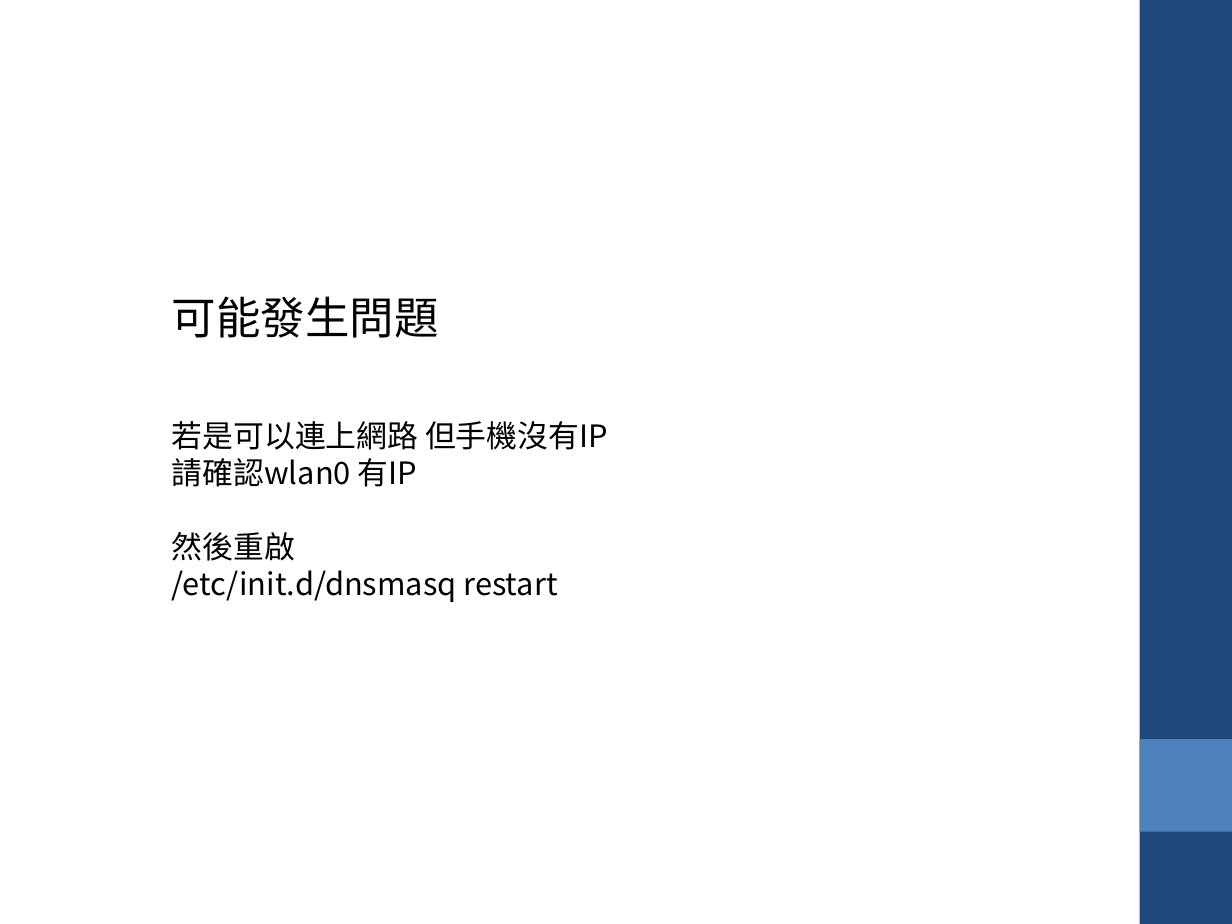
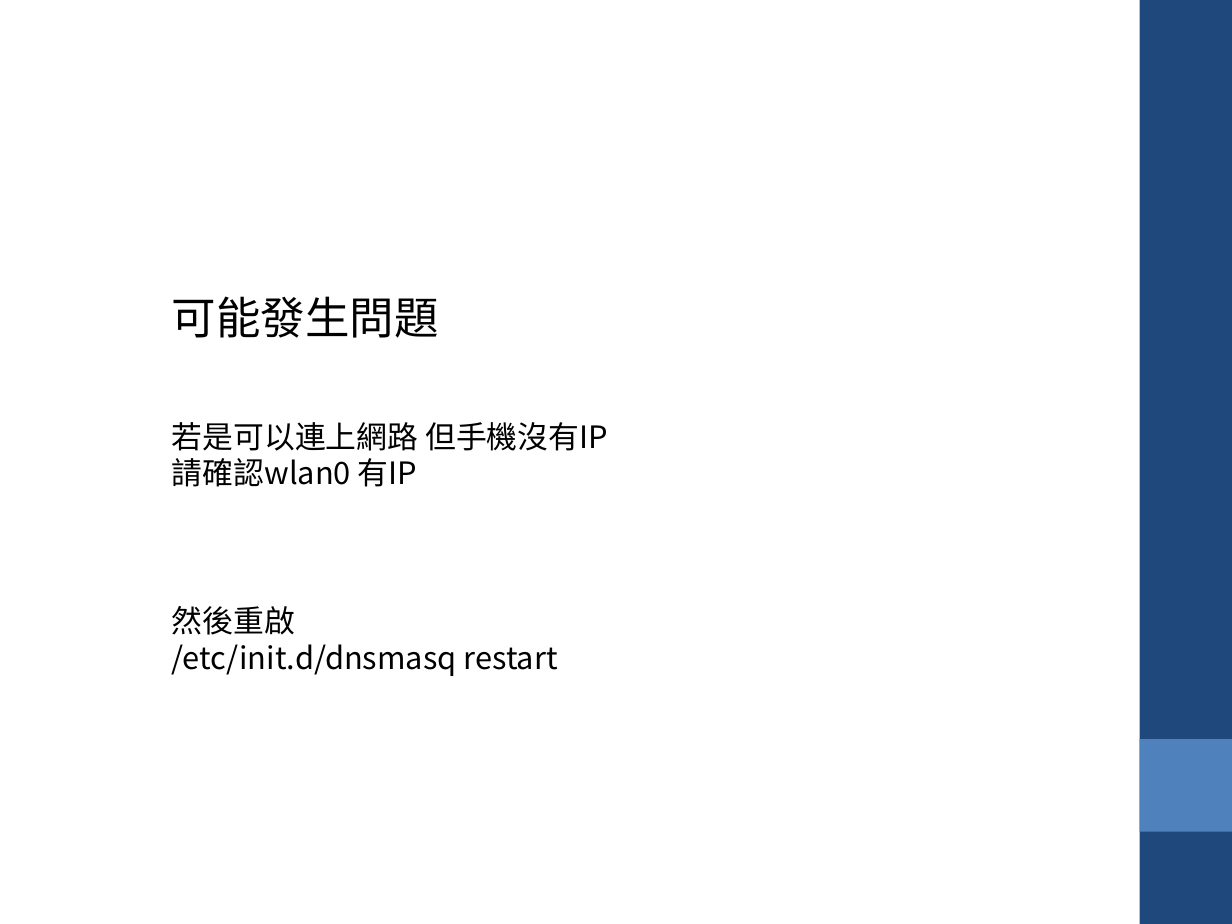
Before and after one commit to krnick/AP_MODE, a slide deck: slide 13 of 設定wifi ap_repeater.pptx. Drawn at 1232x924 pixels with LibreOffice and Linux fonts; fonts in the diff are those of the drawing. Boxes give left, top, right and bottom in pixels: in the first picture for what was removed or moved away, otherwise in the second. Text is boxed around its words. In the diff, an @@ line names an element or a change of style, - is before the commit and + after.

```diff
--- a/設定wifi ap_repeater.pptx
+++ b/設定wifi ap_repeater.pptx
@@ text "可能發生問題" rewrapped from [172,296,608,602] to [172,296,608,676] @@
```
Also in this commit, not shown: 1 other slide changed, 3 slides added, 1 other file.
